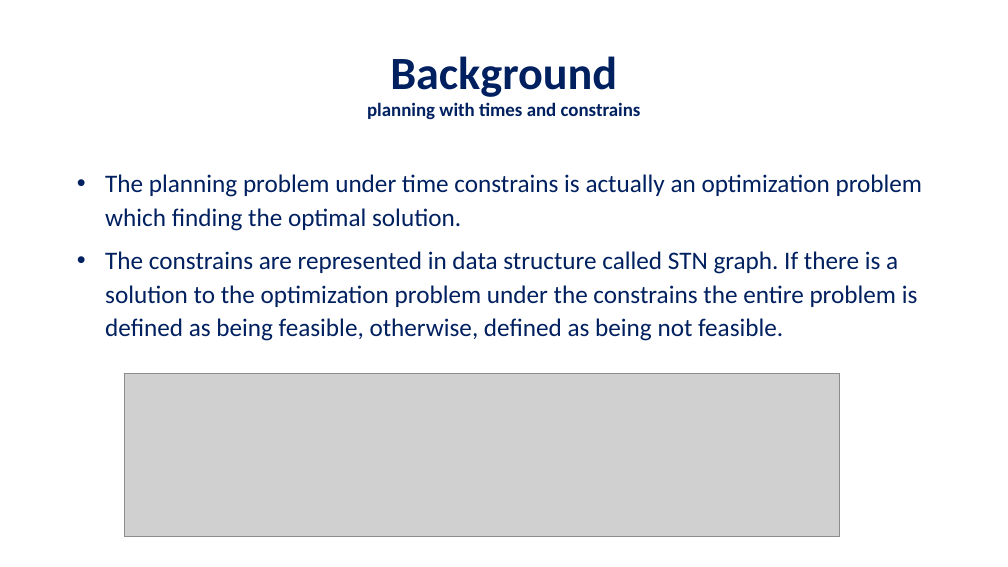
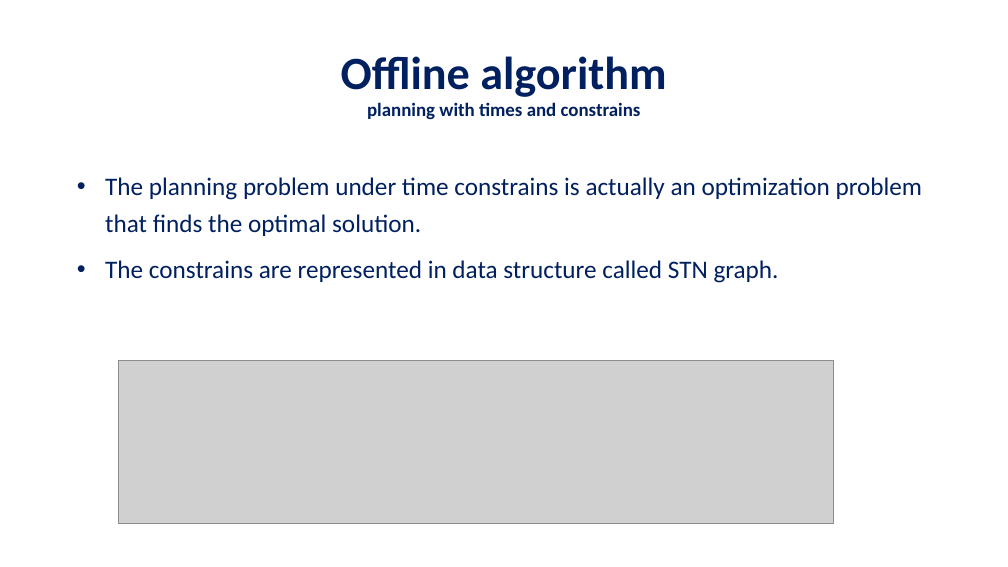
Before and after one commit to Cohen-Yoav/Project-A---Airport-Management, a slide deck: slide 5 of חומר עזר לפרויקט/project_A.pptx (slide 6 before the commit). Drawn at 1008x567 pixels with LibreOffice and Linux fonts; fonts in the diff are those of the drawing; grey boxes stand for pictures; background and template pictures are left out. Boxes give left, top, right and bottom in pixels: in the first picture for what was removed or moved away, otherwise in the second. Text is boxed around its words. In the diff, an @@ line names an element or a change of style, - is before the commit and + after.

Commit message:
PPT

```diff
--- a/חומר עזר לפרויקט/project_A.pptx
+++ b/חומר עזר לפרויקט/project_A.pptx
@@ title at <box>341,56,666,120</box>: text changed @@
-Background
-planning with times and constrains
+Offline algorithm
+planning with times and constrains
@@ text at <box>105,177,923,283</box>: text changed @@
-• The planning problem under time constrains is actually an optimization problem which finding the optimal solution.
-• The constrains are represented in data structure called STN graph. If there is a solution to the optimization problem under the constrains the entire problem is defined as being feasible, otherwise, defined as being not feasible.
+• The planning problem under time constrains is actually an optimization problem that finds the optimal solution.
+• The constrains are represented in data structure called STN graph.
@@ picture: place and size @@
-picture at <box>125,374,840,537</box>
+picture at <box>119,360,834,523</box>
```
Also in this commit, not shown: 6 other slides changed, 1 slide added, 2 slides removed.
